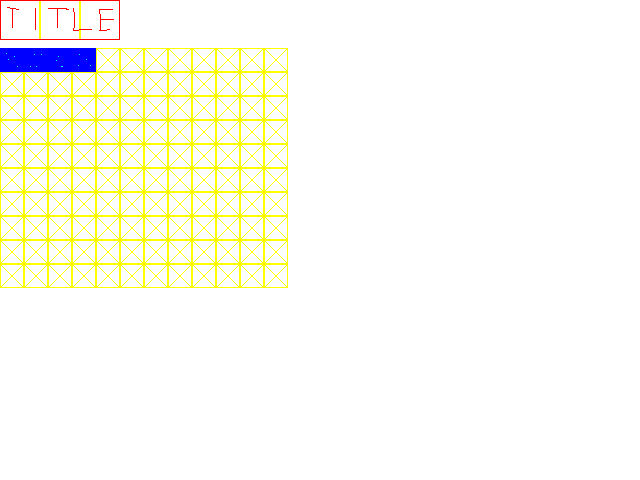
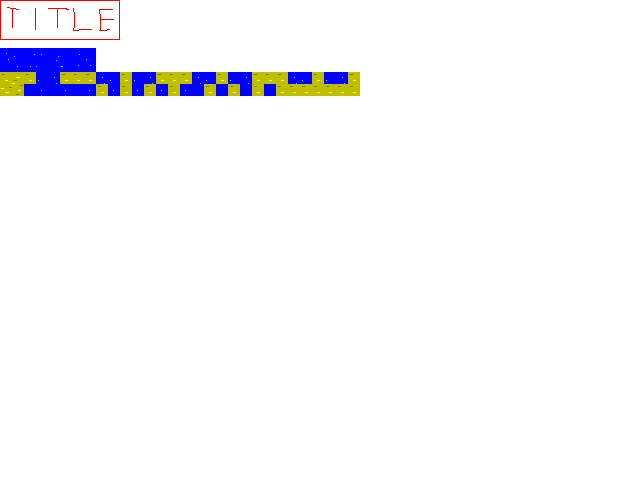
Revision of a layered 640 x 480 image; what changed, layer by layer:
painted on "content" over [0, 72, 360, 96]
hid "Grid", painted on it over [0, 1, 360, 288]
